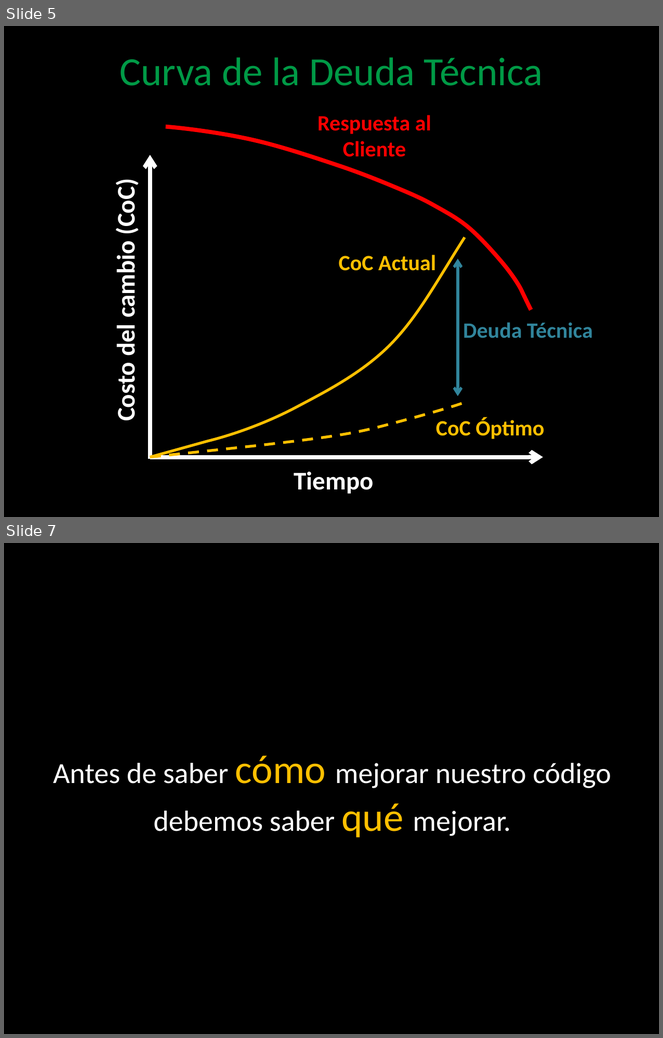
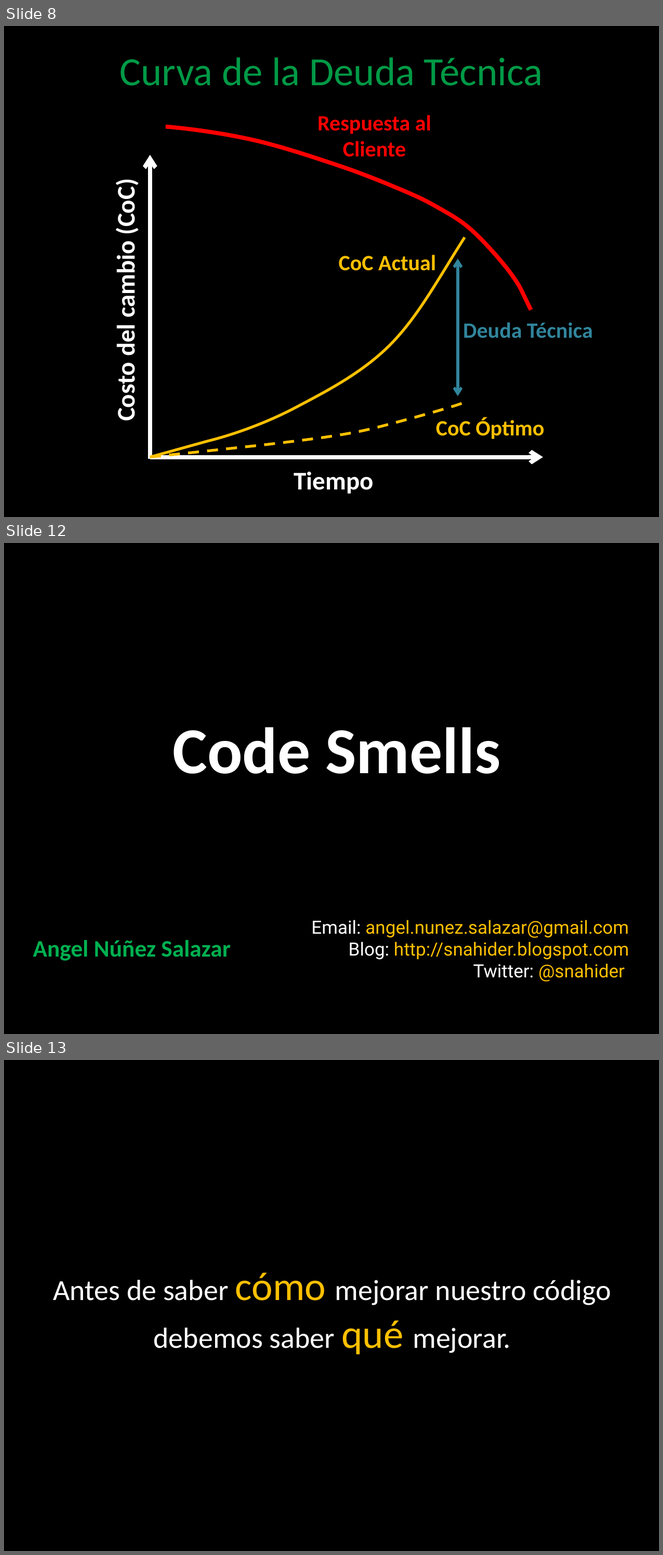
Before and after one commit to angelnunezsalazar/Code-Smells-and-Refactoring, a slide deck: Diapositivas/Code Smells and Refactoring.pptx. Shown one above the other, each under a label of ours: slides 5 and 7 before the commit, slides 8, 12 and 13 after it; the slides between them are not shown. The pictures are 663x1038 and 663x1555 pixels, drawn with LibreOffice and Linux fonts; fonts in the diff are those of the drawing; background and template pictures are left out. Boxes give left, top, right and bottom in pixels: in the first picture for what was removed or moved away, otherwise in the second. Text is boxed around its words. In the diff, an @@ line names an element or a change of style, - is before the commit and + after.

Commit message:
- Dinámica Technical Debt - Slides Technical Debt - Descripción Smells en Español - Imágenes de Smells en Slides

```diff
--- a/Diapositivas/Code Smells and Refactoring.pptx
+++ b/Diapositivas/Code Smells and Refactoring.pptx
@@ slide 12 added at (4, 543, 659, 1034), background picture (left out) @@
@@ title added at (172, 727, 501, 774), 72 pt, text #FFFFFF, bold @@
+Code Smells
@@ text added at (311, 920, 629, 982), 20 pt, text #FFC000 @@
+Email: angel.nunez.salazar@gmail.com
+Blog: http://snahider.blogspot.com
+Twitter: @snahider
@@ text added at (33, 940, 231, 961), 26 pt, text #00B050, bold @@
+Angel Núñez Salazar
@@ what was slide 5 is now slide 8 @@
@@ what was slide 7 is now slide 13 @@
```
Also in this commit, not shown: 11 slides changed, 20 other slides added, 3 slides removed, 15 other files.
